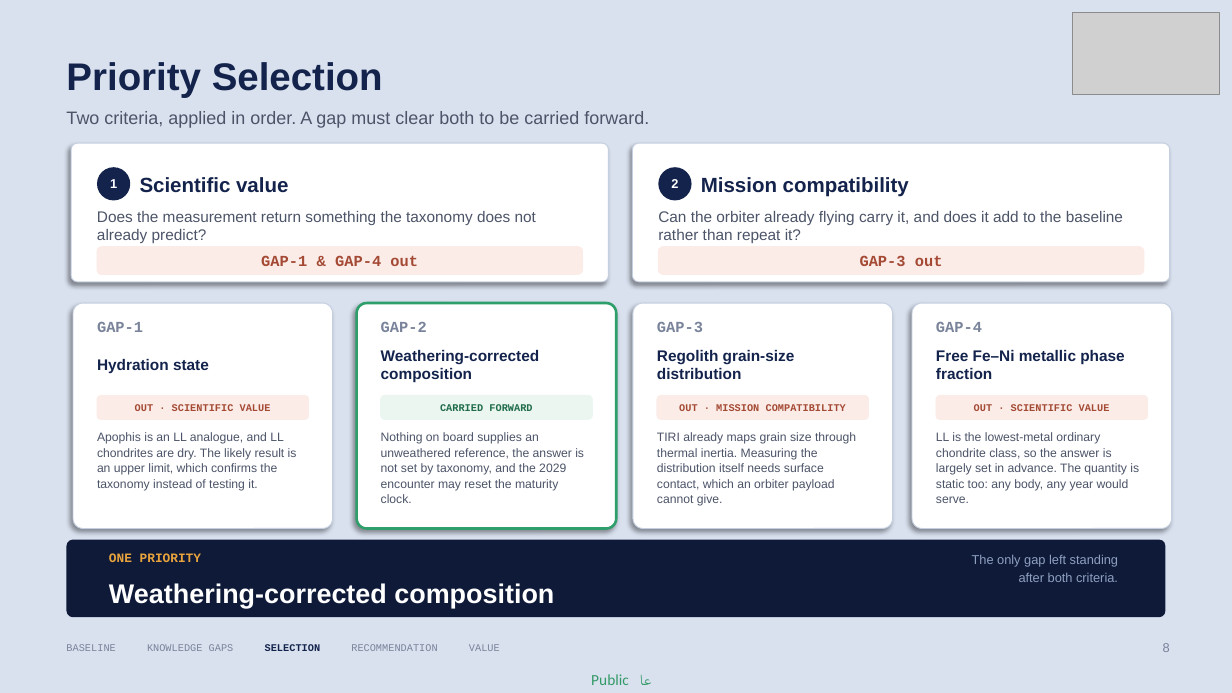
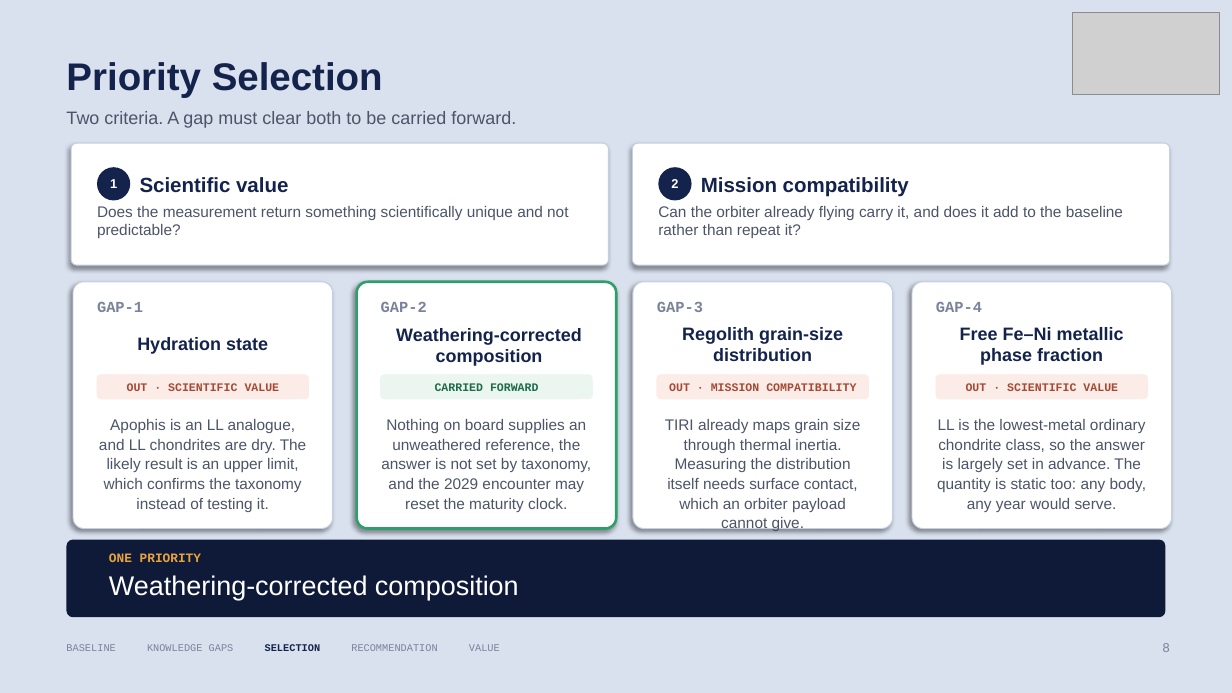
Before and after one commit to nalquaydhib/Apophis_99942, a slide deck: slide 9 of Noora_AlQuaydhib_Summer_Training_(3).pptx. Drawn at 1232x693 pixels with LibreOffice and Linux fonts; fonts in the diff are those of the drawing; grey boxes stand for pictures; background and template pictures are left out. Boxes give left, top, right and bottom in pixels: in the first picture for what was removed or moved away, otherwise in the second. Text is boxed around its words. In the diff, an @@ line names an element or a change of style, - is before the commit and + after.

```diff
--- a/Noora_AlQuaydhib_Summer_Training_(3).pptx
+++ b/Noora_AlQuaydhib_Summer_Training_(3).pptx
@@ text at box(66, 111, 516, 128): text changed @@
-Two criteria, applied in order. A gap must clear both to be carried forward.
+Two criteria. A gap must clear both to be carried forward.
@@ rounded rectangle: place and size @@
-rounded rectangle at box(71, 143, 609, 282)
+rounded rectangle at box(71, 143, 609, 265)
@@ rounded rectangle: place and size @@
-rounded rectangle at box(632, 143, 1170, 282)
+rounded rectangle at box(632, 143, 1170, 265)
@@ text at box(97, 206, 568, 238): text changed @@
-Does the measurement return something the taxonomy does not already predict?
+Does the measurement return something scientifically unique and not predictable?
@@ text "Can the orbiter already flying ...": place and size @@
-text "Can the orbiter already flying ..." at box(658, 211, 1123, 243)
+text "Can the orbiter already flying ..." at box(658, 206, 1123, 238)
@@ rounded rectangle removed at box(97, 247, 582, 274) @@
@@ text removed at box(261, 255, 418, 266) @@
-GAP-1 & GAP-4 out
@@ rounded rectangle removed at box(658, 247, 1143, 274) @@
@@ text removed at box(860, 255, 943, 266) @@
-GAP-3 out
@@ rounded rectangle: place and size @@
-rounded rectangle at box(73, 303, 333, 529)
+rounded rectangle at box(73, 282, 333, 529)
@@ rounded rectangle: place and size @@
-rounded rectangle at box(357, 303, 616, 529)
+rounded rectangle at box(357, 282, 616, 529)
@@ rounded rectangle: place and size @@
-rounded rectangle at box(633, 303, 893, 529)
+rounded rectangle at box(633, 282, 893, 529)
@@ rounded rectangle: place and size @@
-rounded rectangle at box(912, 303, 1172, 529)
+rounded rectangle at box(912, 282, 1172, 529)
@@ size 12 to 14 pt; alignment left to centre in 4 elements at box(137, 337, 268, 354), box(682, 327, 843, 361), box(960, 327, 1124, 365), box(396, 328, 582, 366) @@
@@ text "Weathering-corrected composition": place and size @@
-text "Weathering-corrected composition" at box(381, 350, 540, 382)
+text "Weathering-corrected composition" at box(396, 328, 582, 366)
@@ 11 texts, 4 rounded rectangles: place and size @@
-11 texts, 4 rounded rectangles at box(97, 322, 1148, 420)
+11 texts, 4 rounded rectangles at box(97, 302, 1148, 399)
@@ size 8 to 9 pt in 4 elements at box(127, 383, 280, 391), box(435, 383, 539, 391), box(669, 383, 856, 391), box(966, 383, 1118, 391) @@
@@ 4 texts: place and size @@
-4 texts at box(97, 432, 1139, 506)
+4 texts at box(99, 419, 1146, 512)
@@ size 9.5 to 12 pt; alignment left to centre in 4 elements at box(99, 419, 306, 512), box(381, 419, 591, 512), box(665, 419, 860, 512), box(937, 419, 1146, 512) @@
@@ text "Weathering-corrected composition": place and size @@
-text "Weathering-corrected composition" at box(109, 583, 554, 608)
+text "Weathering-corrected composition" at box(109, 575, 519, 600)
@@ text "Weathering-corrected composition" at box(109, 575, 519, 600): bold off @@
@@ text removed at box(972, 554, 1118, 582) @@
-The only gap left standing
-after both criteria.
@@ text removed at box(591, 674, 629, 685) @@
-Public عام
```
Also in this commit, not shown: 16 other slides changed.
